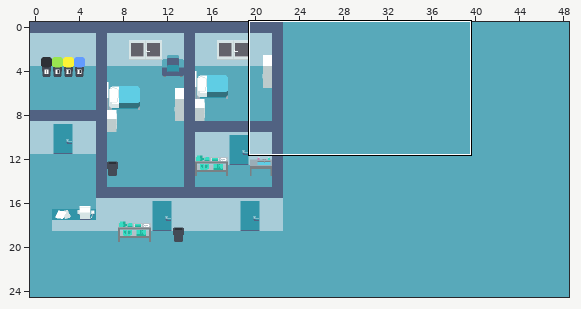
Level history. Tiled map (JSON): resources/level/hospital.json. Above: a wide view before the commit, with the close-up outlined.
Close-up. As it was:
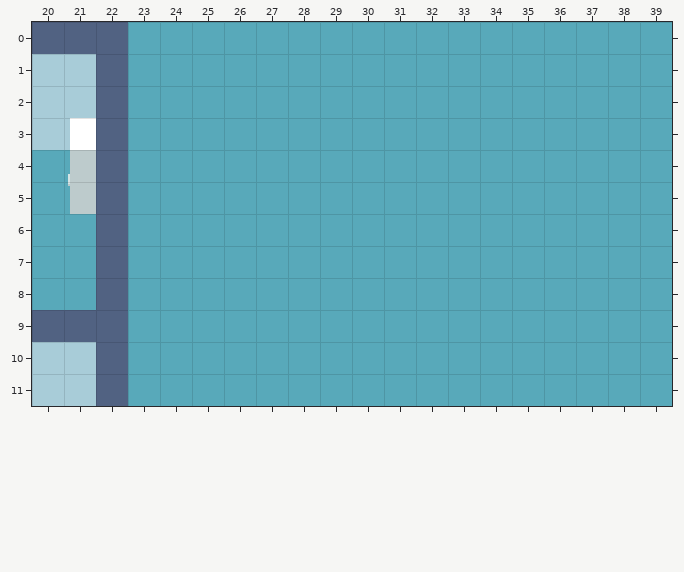
Cells are 16x16 px. Shown: x 20..39, y 0..11. The commit also changed other parts of the map, which this record leaves out.
Once edited:
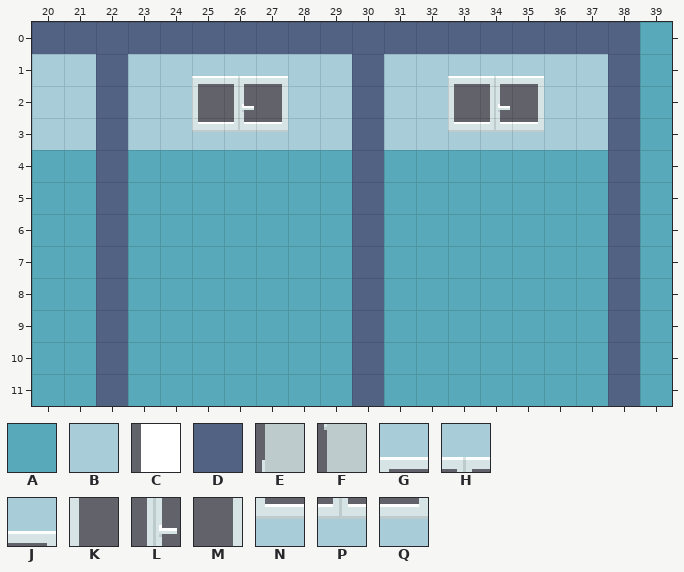
Key: from "sprites": A 0, B 1, C 9, D 11, E 19, F 29, G 34, H 35, J 36, K 44, L 45, M 46, N 54, P 55, Q 56.
_ is an empty cell.
Change:
Layer "Walls":
y 0: x 23..38 AAAAAAAAAAAAAAAA -> DDDDDDDDDDDDDDDD
y 1: x 23..38 AAAAAAAAAAAAAAAA -> BBGHJBBDBBGHJBBD
y 2: x 23..38 AAAAAAAAAAAAAAAA -> BBKLMBBDBBKLMBBD
y 3: x 23..38 AAAAAAAAAAAAAAAA -> BBNPQBBDBBNPQBBD
y 4..8: x 30 A -> D; x 38 A -> D
y 9: x 20..21 DD -> AA; x 30 A -> D; x 38 A -> D
y 10..11: x 20..21 BB -> AA; x 30 A -> D; x 38 A -> D
Layer "Items":
y 3: x 21 C -> _
y 4: x 21 E -> _
y 5: x 21 F -> _
Changed places in both close-ups, as pixel boxes (x1, y1, x2, y2):
changed: (128, 22, 640, 406)
removed: (68, 118, 96, 214)
changed: (32, 310, 96, 406)
